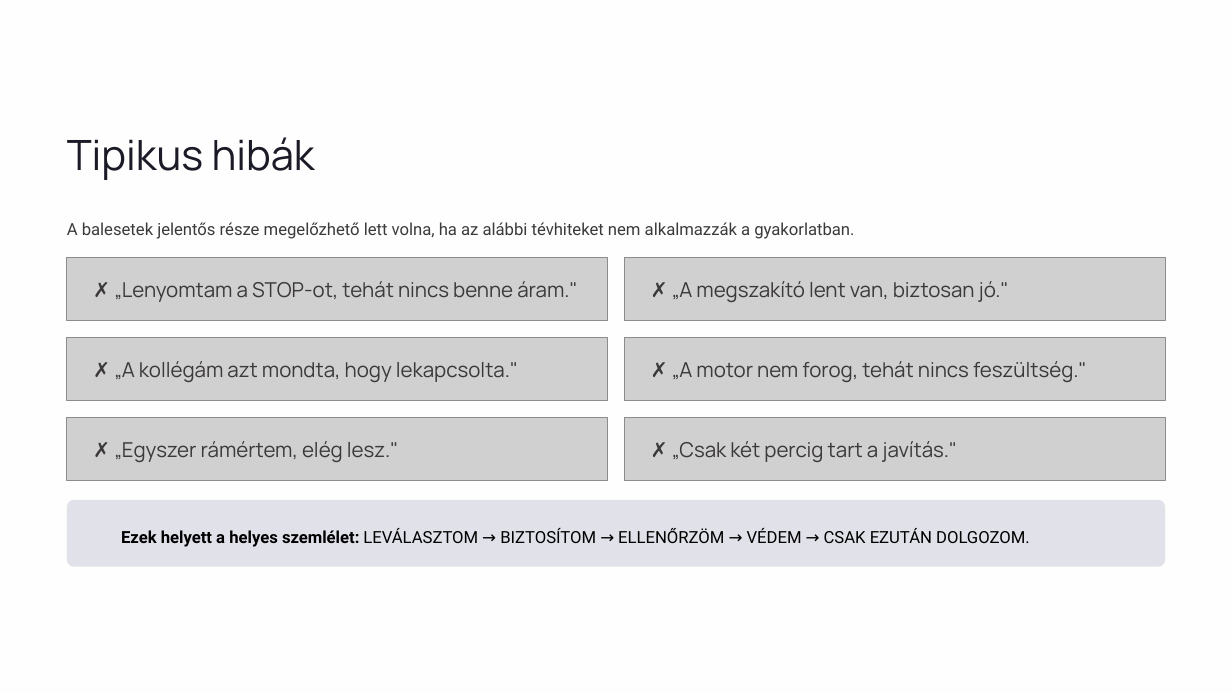
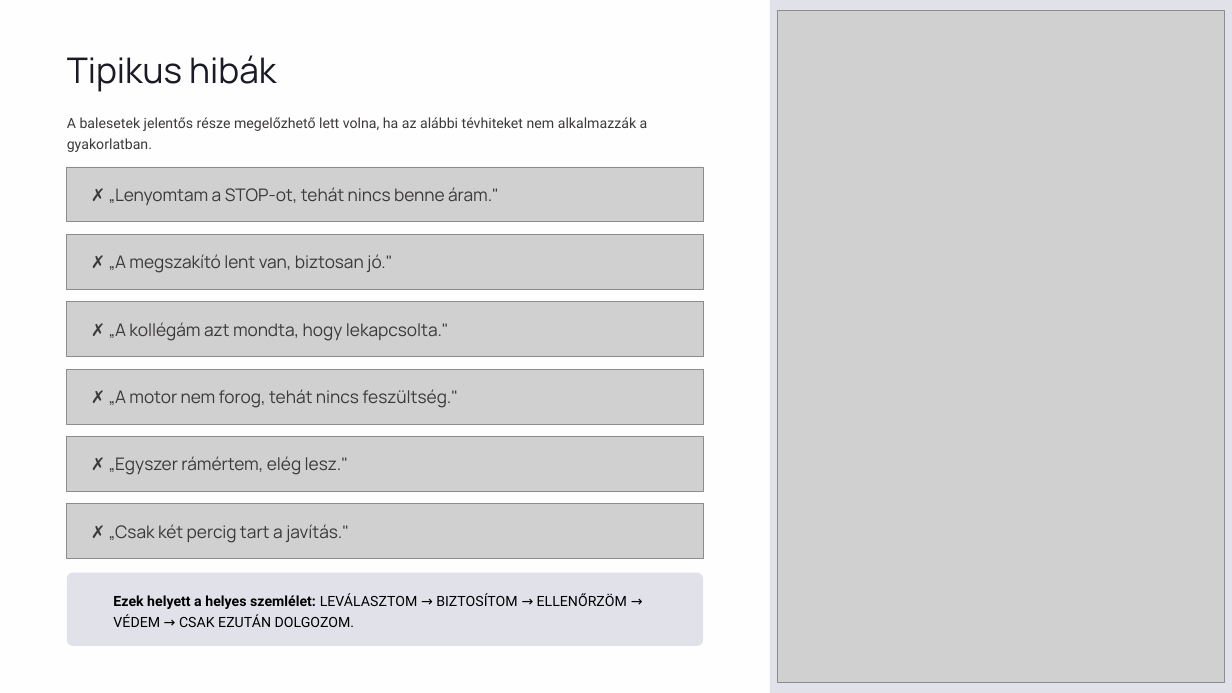
Before and after one commit to zsfazekas65-stack/IAP, a slide deck: slide 14 of ppt/villamosszereles11/03_het.pptx. Drawn at 1232x693 pixels with LibreOffice and Linux fonts; fonts in the diff are those of the drawing; grey boxes stand for pictures; background and template pictures are left out. Boxes give left, top, right and bottom in pixels: in the first picture for what was removed or moved away, otherwise in the second. Text is boxed around its words. In the diff, an @@ line names an element or a change of style, - is before the commit and + after.

```diff
--- a/ppt/villamosszereles11/03_het.pptx
+++ b/ppt/villamosszereles11/03_het.pptx
@@ rectangle added at [770,0,1232,693], fill #E1E1EA @@
@@ picture added at [777,11,1225,683] @@
@@ text "Tipikus hibák": place and size @@
-text "Tipikus hibák" at [67,137,315,180]
+text "Tipikus hibák" at [67,55,276,92]
@@ text "Tipikus hibák" at [67,55,276,92]: size 32.5 to 27.5 pt @@
@@ text "A balesetek jelentős része megelőzhető ...": place and size @@
-text "A balesetek jelentős része megelőzhető ..." at [67,222,854,239]
+text "A balesetek jelentős része megelőzhető ..." at [67,117,648,152]
@@ text "A balesetek jelentős része megelőzhető ..." at [67,117,648,152]: size 13 to 11 pt; line spacing 1.33 to 1.24 @@
@@ picture added at [67,167,703,223] @@
@@ text "✗ „Lenyomtam a STOP-ot, tehát ...": place and size @@
-text "✗ „Lenyomtam a STOP-ot, tehát ..." at [114,281,577,302]
+text "✗ „Lenyomtam a STOP-ot, tehát ..." at [109,187,499,205]
@@ picture added at [67,235,703,290] @@
@@ picture removed at [67,258,607,322] @@
@@ text "✗ „A megszakító lent van, ...": place and size @@
-text "✗ „A megszakító lent van, ..." at [672,281,1009,302]
+text "✗ „A megszakító lent van, ..." at [109,254,392,273]
@@ picture removed at [625,258,1165,322] @@
@@ picture added at [67,302,703,358] @@
@@ text "✗ „A kollégám azt mondta, ...": place and size @@
-text "✗ „A kollégám azt mondta, ..." at [114,361,518,382]
+text "✗ „A kollégám azt mondta, ..." at [109,322,449,341]
@@ picture removed at [67,337,607,401] @@
@@ picture removed at [625,337,1165,401] @@
@@ picture added at [67,369,703,424] @@
@@ text "✗ „A motor nem forog, ...": place and size @@
-text "✗ „A motor nem forog, ..." at [672,361,1087,382]
+text "✗ „A motor nem forog, ..." at [109,389,458,408]
@@ picture removed at [625,418,1165,482] @@
@@ picture: place and size @@
-picture at [67,418,607,482]
+picture at [67,436,703,492]
@@ text "✗ „Egyszer rámértem, elég lesz."": place and size @@
-text "✗ „Egyszer rámértem, elég lesz."" at [114,441,399,462]
+text "✗ „Egyszer rámértem, elég lesz."" at [109,456,348,475]
@@ rounded rectangle removed at [67,500,1165,567] @@
@@ picture added at [67,504,703,559] @@
@@ size 16 to 13.5 pt in 6 elements at [109,456,348,475], [109,322,449,341], [109,187,499,205], [109,254,392,273], [109,389,458,408], [109,524,349,543] @@
@@ text "✗ „Csak két percig tart ...": place and size @@
-text "✗ „Csak két percig tart ..." at [672,441,957,462]
+text "✗ „Csak két percig tart ..." at [109,524,349,543]
@@ rounded rectangle added at [67,573,703,646], fill #E1E1EA @@
@@ text "Ezek helyett a helyes szemlélet: ..." at [113,593,627,627]: size 13 to 11 pt; line spacing 1.33 to 1.24 @@
@@ text "Ezek helyett a helyes szemlélet: ...": place and size @@
-text "Ezek helyett a helyes szemlélet: ..." at [121,529,1030,547]
+text "Ezek helyett a helyes szemlélet: ..." at [113,593,627,627]
```
Also in this commit, not shown: 16 other slides changed.
